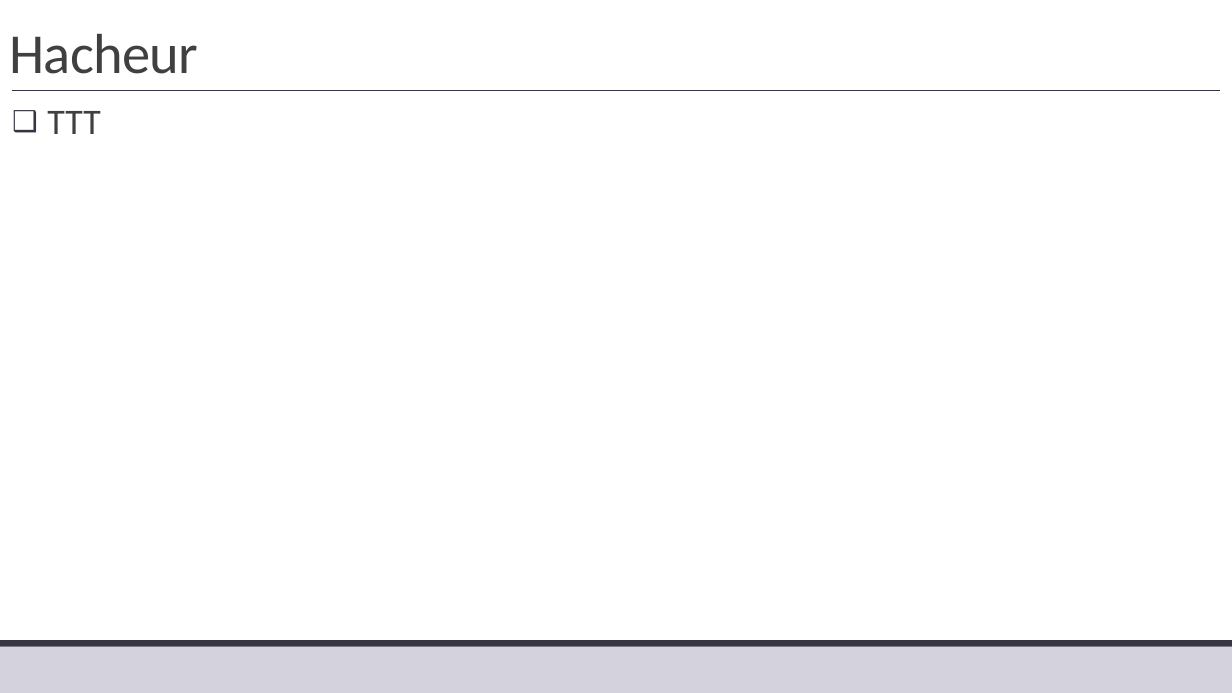
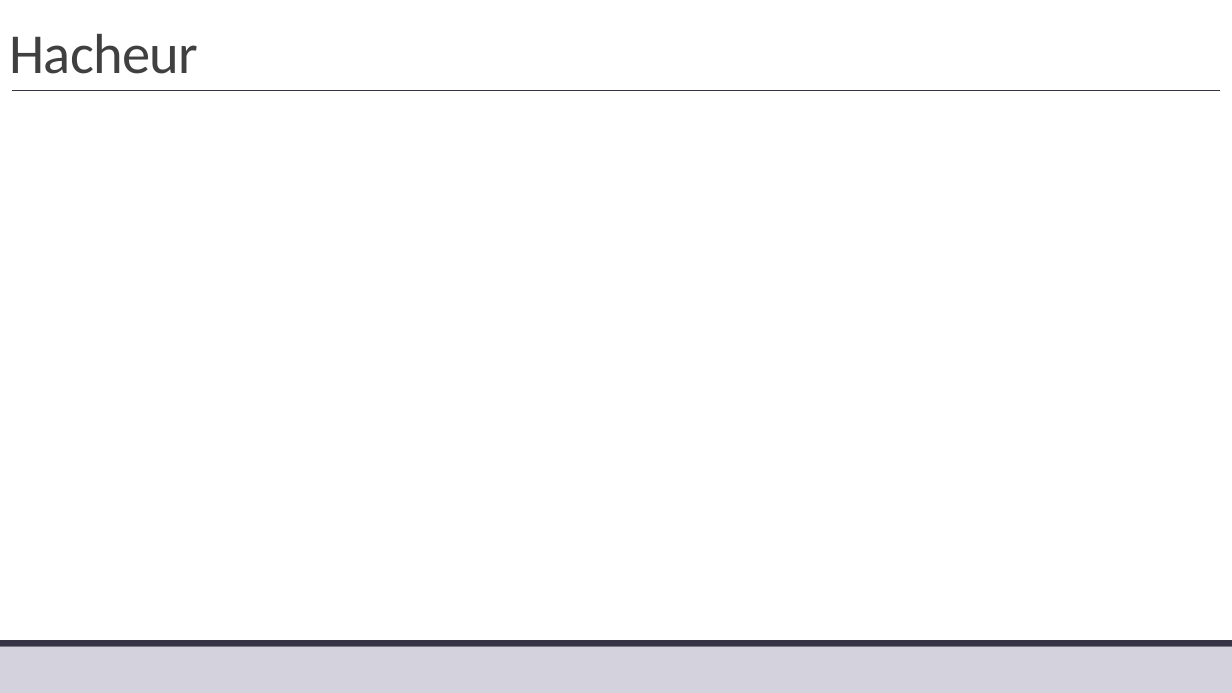
Before and after one commit to xpessoles/TP_Corriges, a slide deck: slide 4 of 12_MCC/12_MCC_Corrige.pptx. Drawn at 1232x693 pixels with LibreOffice and Linux fonts; fonts in the diff are those of the drawing. Boxes give left, top, right and bottom in pixels: in the first picture for what was removed or moved away, otherwise in the second. Text is boxed around its words. In the diff, an @@ line names an element or a change of style, - is before the commit and + after.

```diff
--- a/12_MCC/12_MCC_Corrige.pptx
+++ b/12_MCC/12_MCC_Corrige.pptx
@@ text removed at (47, 111, 100, 134) @@
-❑ TTT
```
Also in this commit, not shown: 1 other slide changed.
